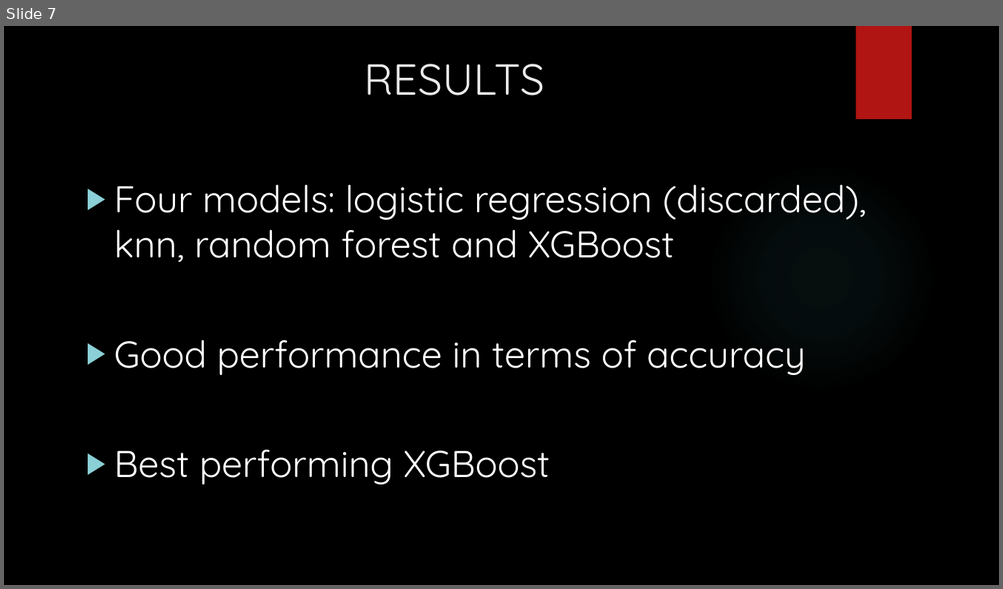
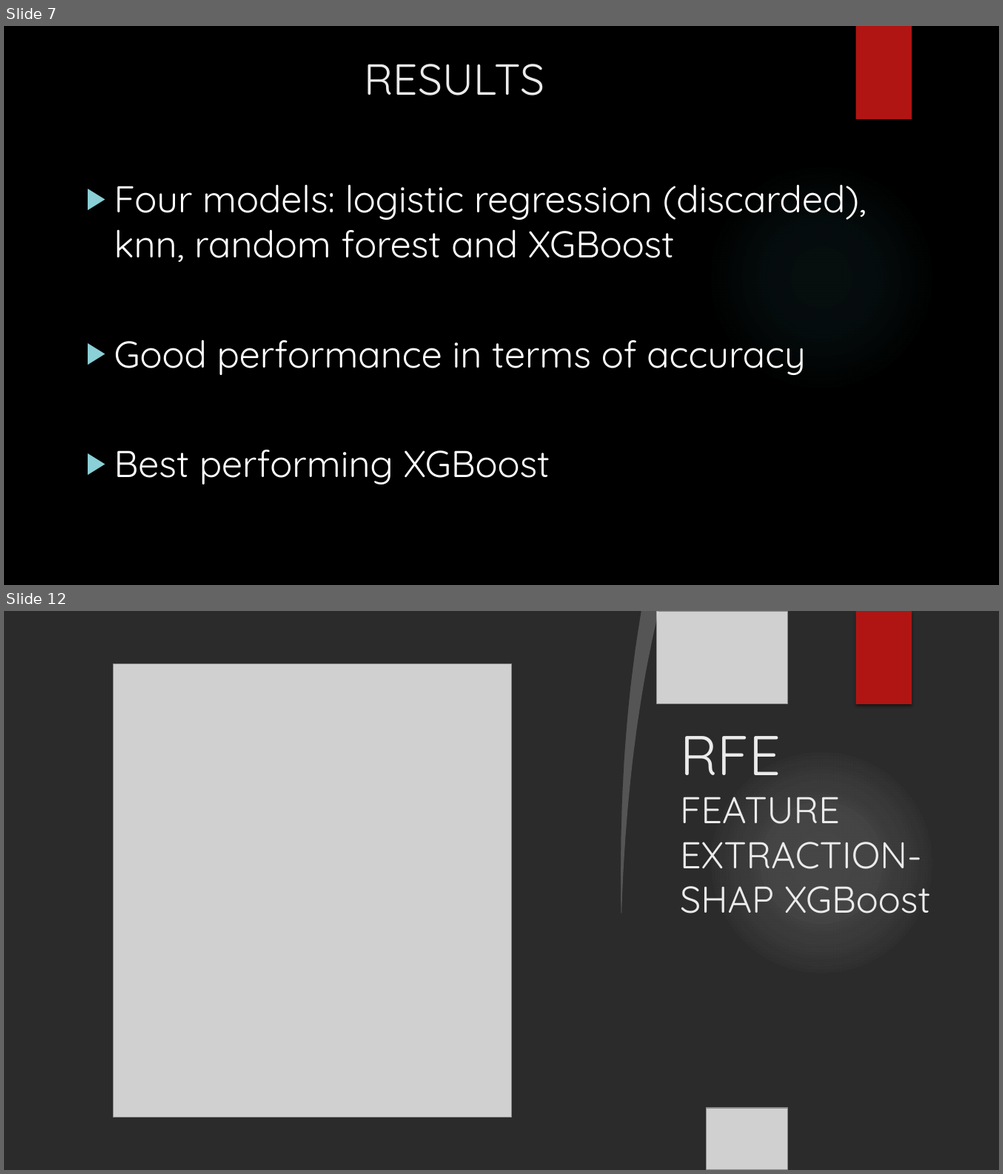
Before and after one commit to EulaliaOrtiz/Final-project-IRONHACK-Eulalia, a slide deck: Presentation.pptx. Shown one above the other, each under a label of ours: slide 7 before the commit, slides 7 and 12 after it; the slides between them are not shown. The pictures are 1003x589 and 1003x1174 pixels, drawn with LibreOffice and Linux fonts; fonts in the diff are those of the drawing; grey boxes stand for pictures; background and template pictures are left out; a plain dark background stands for a picture behind light text. Boxes give left, top, right and bottom in pixels: in the first picture for what was removed or moved away, otherwise in the second. Text is boxed around its words. In the diff, an @@ line names an element or a change of style, - is before the commit and + after.

```diff
--- a/Presentation.pptx
+++ b/Presentation.pptx
@@ slide 12 added at [4,611,999,1170], background picture (left out) @@
@@ freeform shape added at [4,611,641,1170], fill #FFFFFF @@
@@ freeform shape added at [613,611,658,914], fill #FFFFFF at 20% opacity @@
@@ picture added at [657,611,788,704] @@
@@ rectangle added at [855,611,911,704], fill #B01513 @@
@@ picture added at [113,664,512,1118] @@
@@ title added at [680,736,930,914], 36 pt, text #EBEBEB @@
+RFE FEATURE EXTRACTION-SHAP XGBoost
@@ ellipse added at [706,748,936,977], fill gradient #F3F3F3 @@
@@ ellipse added at [706,748,936,977], fill gradient #F3F3F3 @@
@@ picture added at [4,829,333,1170] @@
@@ picture added at [4,847,128,1040] @@
@@ picture added at [706,1109,788,1170] @@
```
Also in this commit, not shown: 3 slides changed, 3 other slides added.
